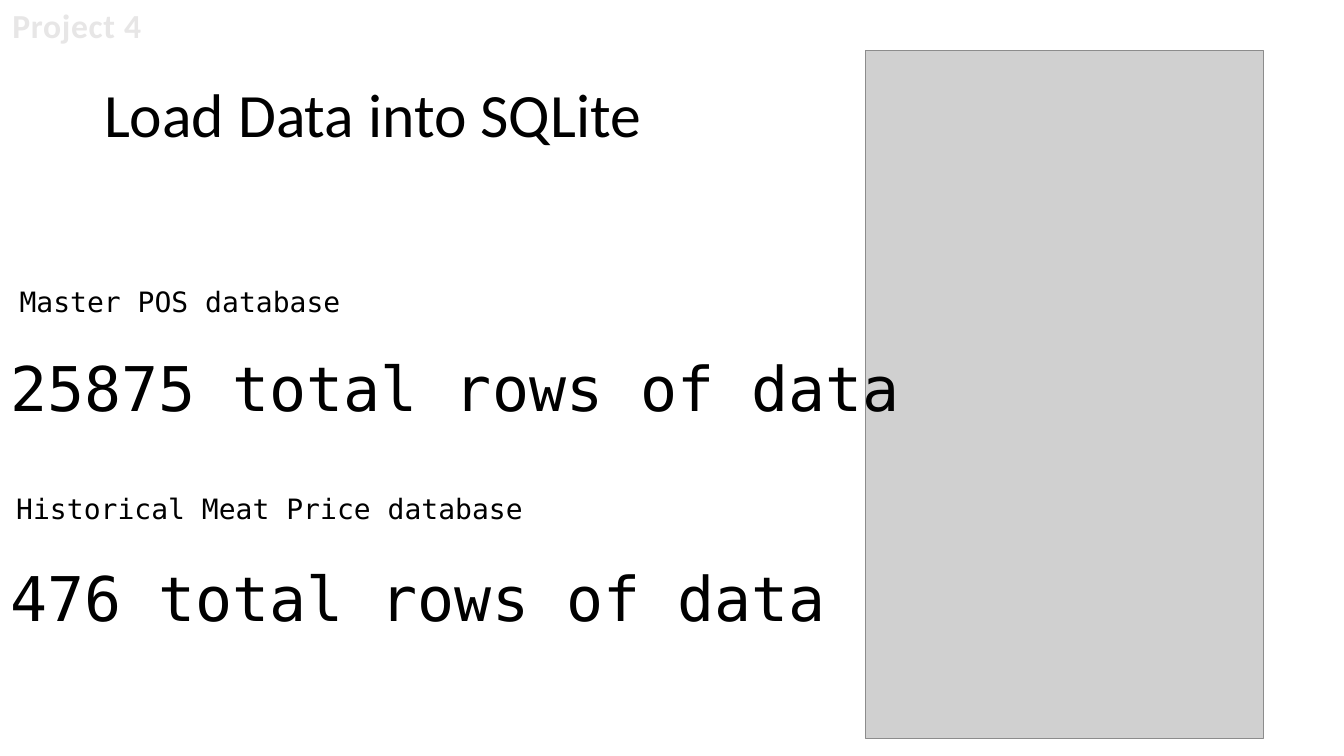
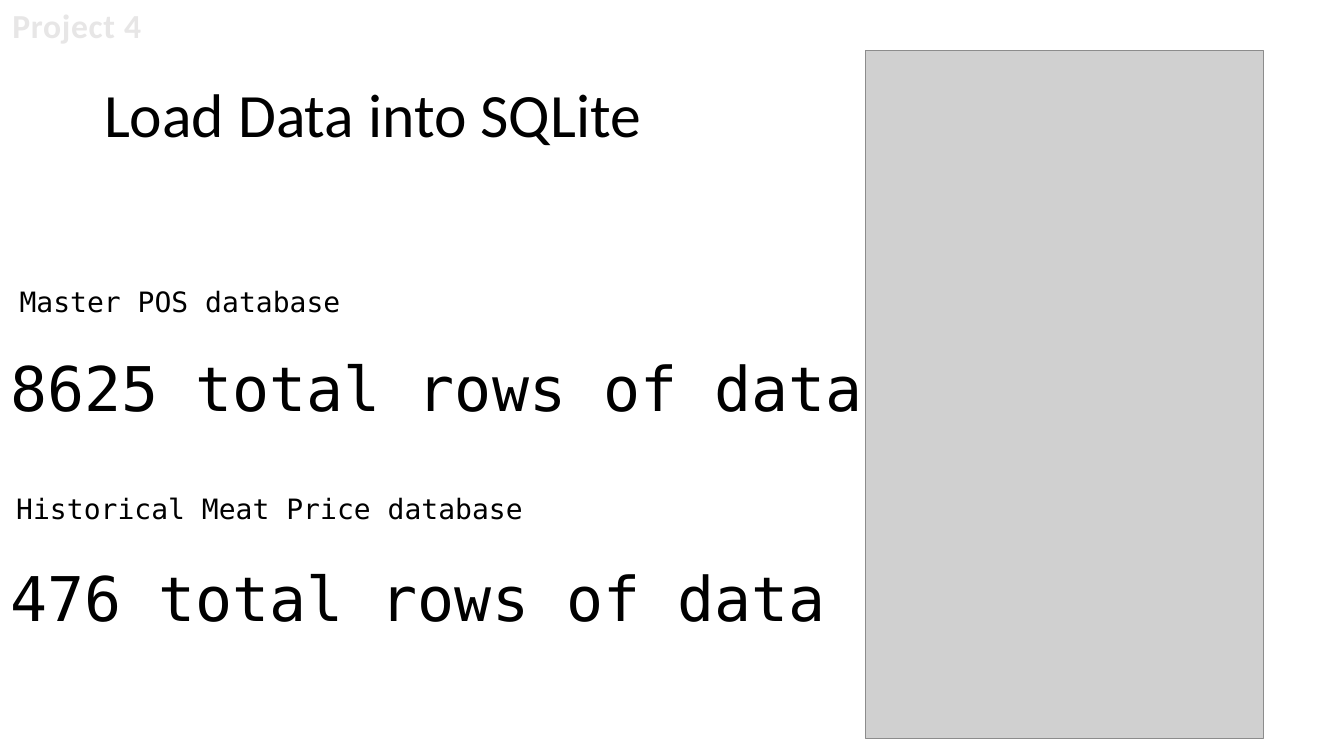
Before and after one commit to rajivwick/Project-4-Machine-Learning, a slide deck: slide 9 of Documents/project4.pptx. Drawn at 1344x756 pixels with LibreOffice and Linux fonts; fonts in the diff are those of the drawing; grey boxes stand for pictures; background and template pictures are left out. Boxes give left, top, right and bottom in pixels: in the first picture for what was removed or moved away, otherwise in the second. Text is boxed around its words. In the diff, an @@ line names an element or a change of style, - is before the commit and + after.

```diff
--- a/Documents/project4.pptx
+++ b/Documents/project4.pptx
@@ text at <box>10,364,863,412</box>: text changed @@
-25875 total rows of data
+8625 total rows of data
```
Also in this commit, not shown: 8 other files.
